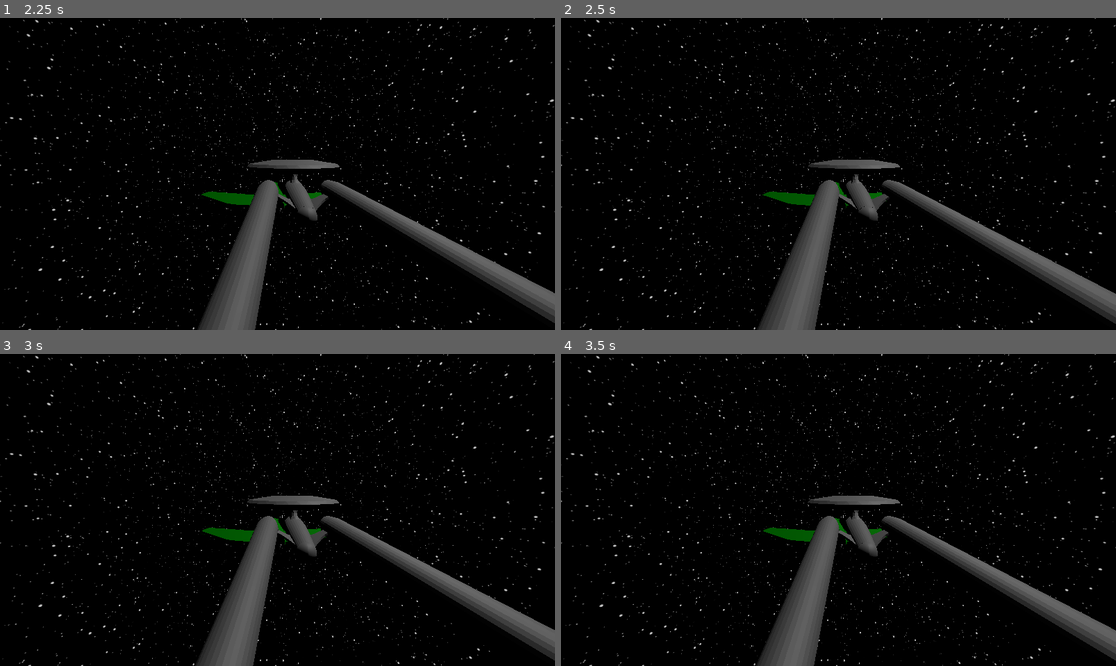
Above: before the commit, frames 1-4 (two rows, left to right).
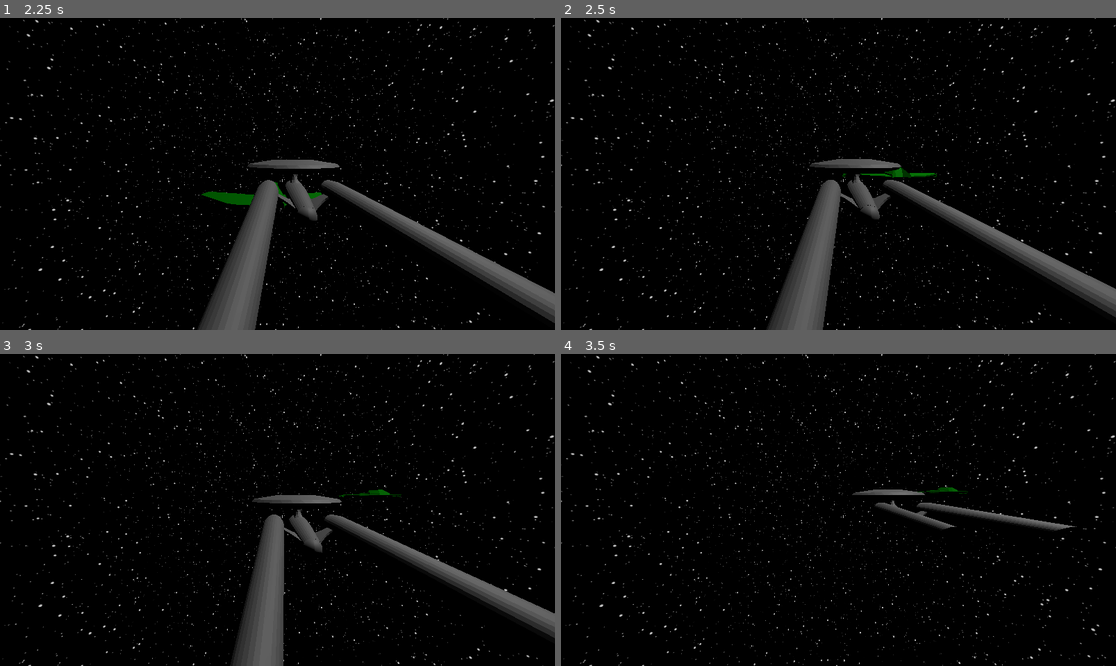
Above: after the commit, the same moments.

Repository: Joe-Downs/3d-pursuit
Game: Godot game, scene res://node_3d.tscn
Same seed, same stepped clock (60 frames per second), same inputs: the game is played once before the commit and once after it.
Inputs:
- Up to frame 1 (2.25 s): no input
- Up to frame 2 (2.5 s): no input
- Up to frame 3 (3 s): no input
- Up to frame 4 (3.5 s): no input

Frame 1 is identical in both runs. In frame 2, 2.5% of the frame differs, in the area x 35-100%, y 45-100%; in frame 3, 8.9%, in the area x 35-100%, y 43-100%; in frame 4, 8.4%.

Commit message:
Make ships path to random points occasionally

Diff:
--- a/ship.gd
+++ b/ship.gd
@@ -85,6 +85,13 @@
 	# [0,100].
 	return randi() % 100
 
+func _rand_point() -> Vector3:
+	var point := Vector3()
+	point.x = _rand_coord()
+	point.z = _rand_coord()
+	point.y = _rand_coord()
+	return point
+
 func choose_point() -> Vector3:
 	# Choose some point away from the ship and navigate there
 	return ENEMY.position
@@ -103,7 +110,7 @@
 	if !(randi() % 250):
 		change = true
 		print("Changing directions")
-		destination = choose_point()
+		destination = _rand_point()
 	#move_and_rotate(delta, directions, false, change, 1)
 	position = position.lerp(destination, delta * SPEED)
 	return
